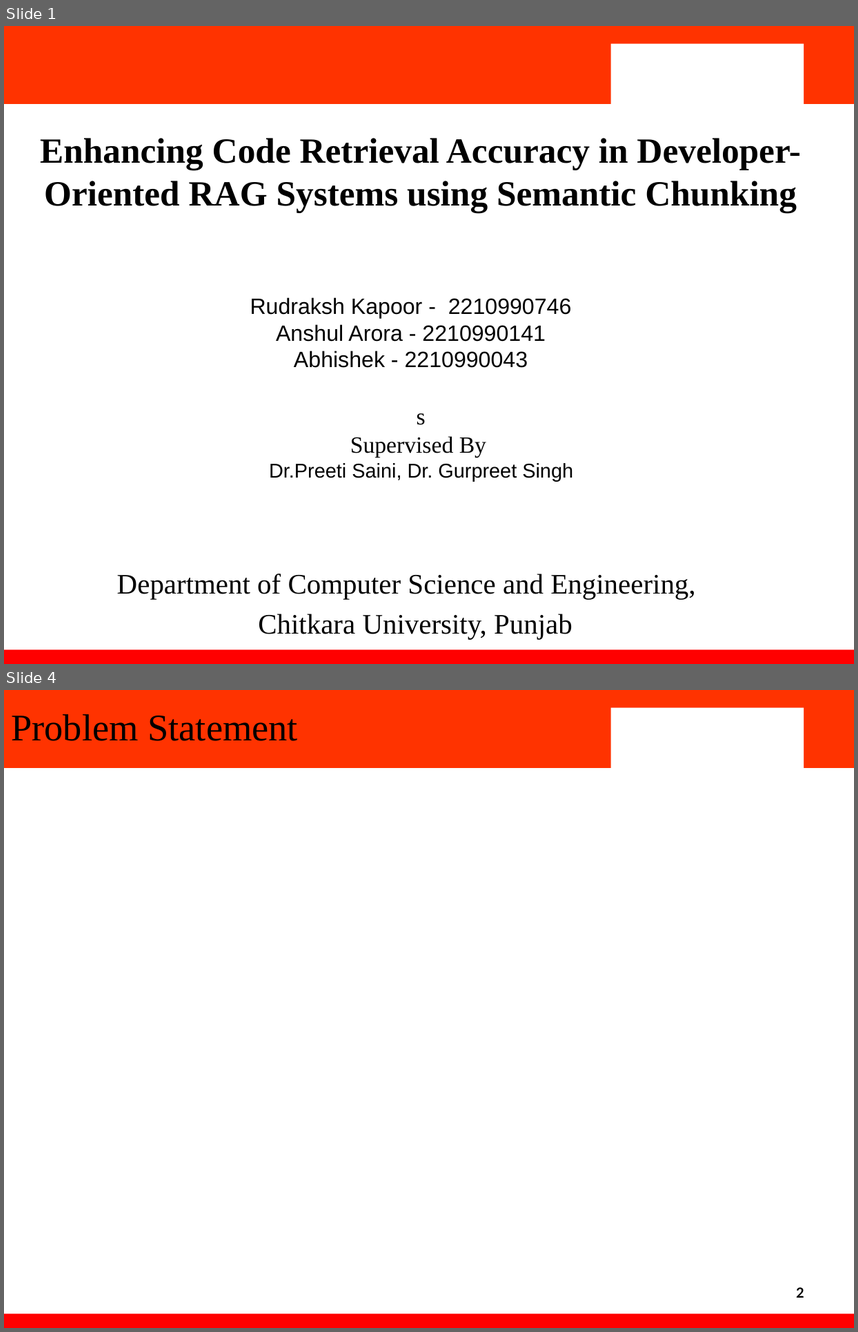
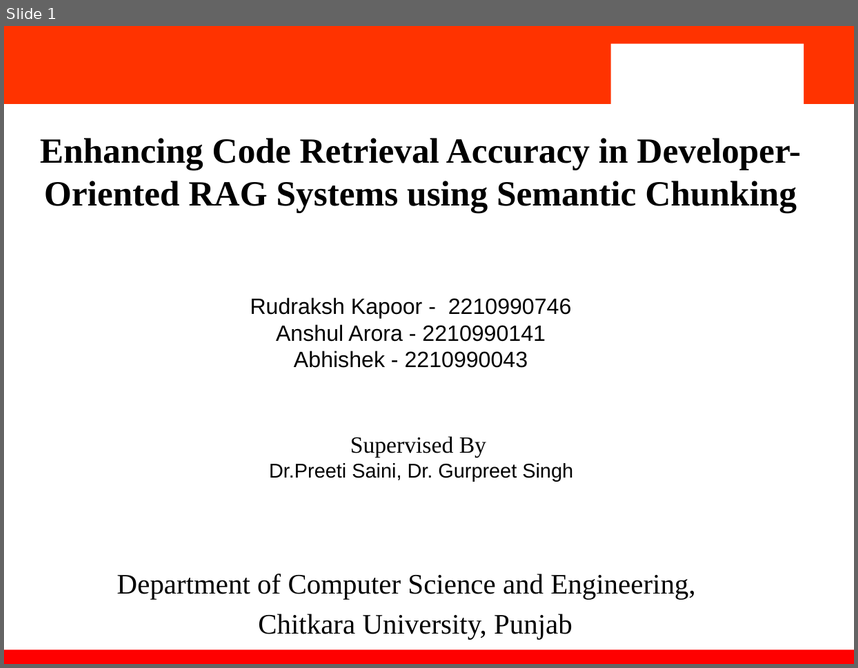
Before and after one commit to ItsRudraksh/2210990746_2210990104_2210990034, a slide deck: Team_32_PPT.pptx. Shown one above the other, each under a label of ours: slides 1 and 4 before the commit, slide 1 after it; the slides between them are not shown. The pictures are 858x1332 and 858x668 pixels, drawn with LibreOffice and Linux fonts; fonts in the diff are those of the drawing; background and template pictures are left out. Boxes give left, top, right and bottom in pixels: in the first picture for what was removed or moved away, otherwise in the second. Text is boxed around its words. In the diff, an @@ line names an element or a change of style, - is before the commit and + after.

```diff
--- a/Team_32_PPT.pptx
+++ b/Team_32_PPT.pptx
@@ slide 4 removed at box(4, 690, 854, 1328), background #FFFFFF; not listed: 4 template elements that a slide beside it also shows @@
@@ title removed at box(11, 714, 298, 741) @@
-Problem Statement
@@ text removed at box(796, 1287, 804, 1297) @@
-2
@@ slide 1 changed as well @@
@@ text at box(417, 413, 426, 425): paragraph removed @@
-s
```
Also in this commit, not shown: 2 other slides changed, 9 slides added, 4 other slides removed.
